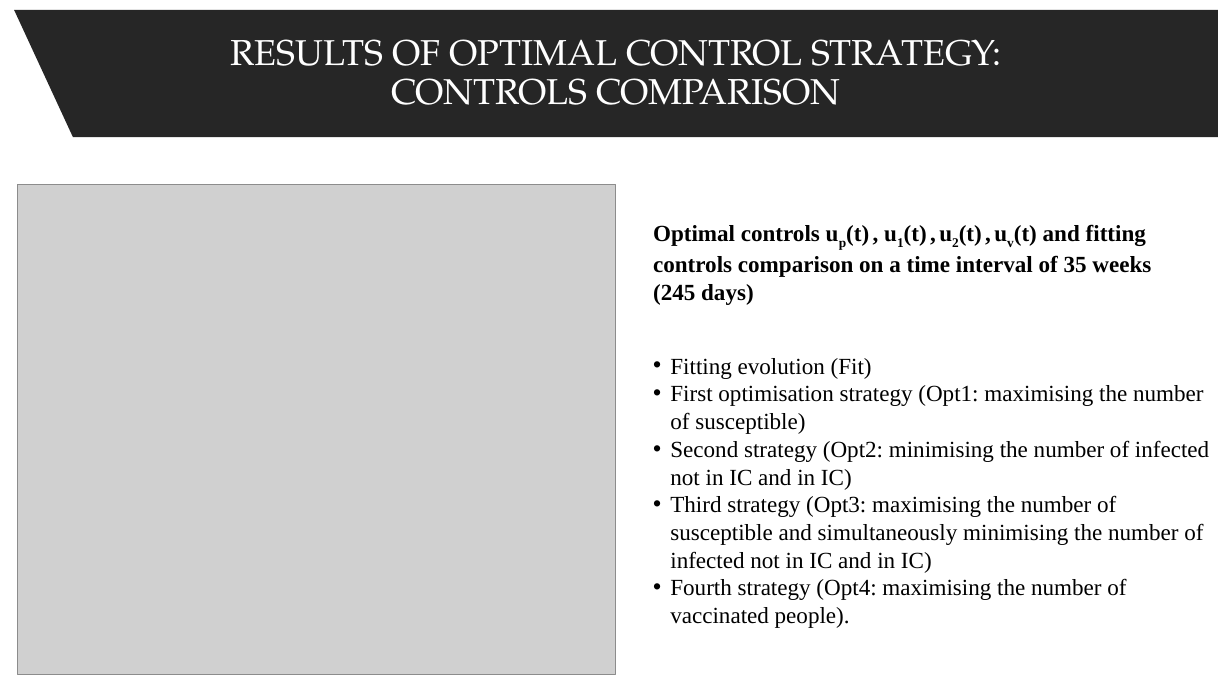
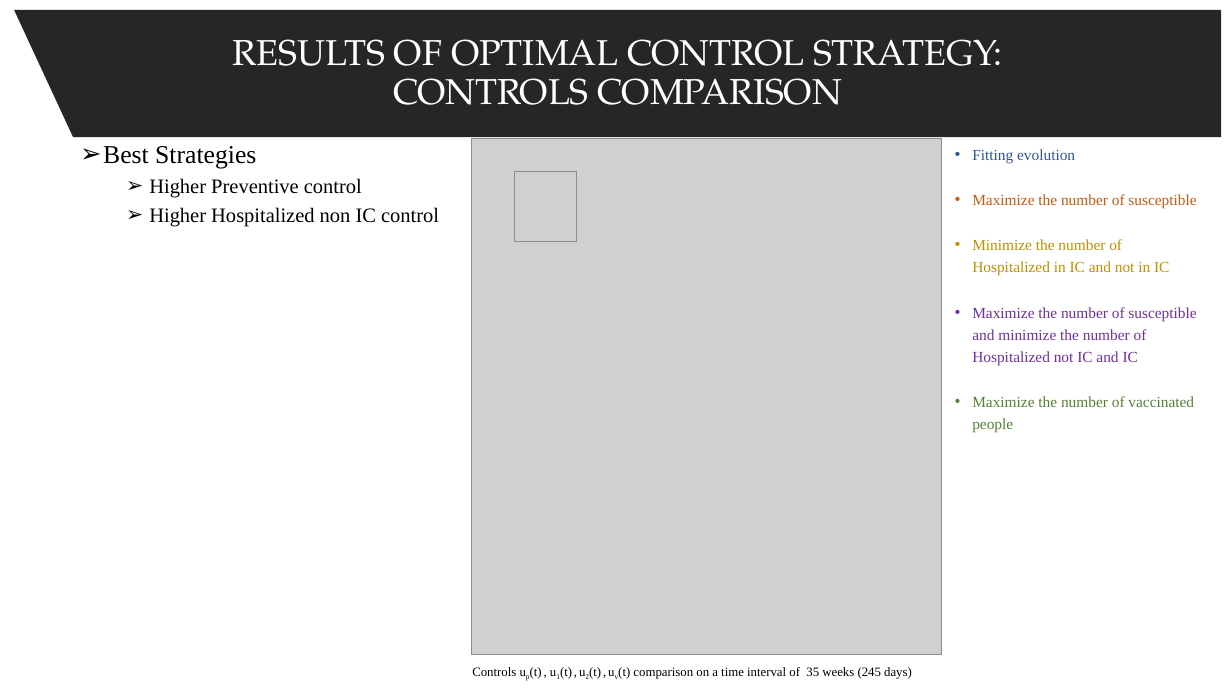
Before and after one commit to spbisc97/covid-optimal-control, a slide deck: slide 20 of Documents/Optimal control strategies to prevent the hospital beds collapse during COVID-19 outbreak.pptx. Drawn at 1232x693 pixels with LibreOffice and Linux fonts; fonts in the diff are those of the drawing; grey boxes stand for pictures. Boxes give left, top, right and bottom in pixels: in the first picture for what was removed or moved away, otherwise in the second. Text is boxed around its words. In the diff, an @@ line names an element or a change of style, - is before the commit and + after.

```diff
--- a/Documents/Optimal control strategies to prevent the hospital beds collapse during COVID-19 outbreak.pptx
+++ b/Documents/Optimal control strategies to prevent the hospital beds collapse during COVID-19 outbreak.pptx
@@ freeform shape "RESULTS OF OPTIMAL CONTROL STRATEGY:": place and size @@
-freeform shape "RESULTS OF OPTIMAL CONTROL STRATEGY:" at [14, 10, 1218, 138]
+freeform shape "RESULTS OF OPTIMAL CONTROL STRATEGY:" at [14, 10, 1222, 138]
@@ text added at [103, 146, 439, 227], 16 pt, text #000000 @@
+➢ Best Strategies
+  ➢ Higher Preventive control
+  ➢ Higher Hospitalized non IC control
@@ picture added at [472, 139, 943, 655] @@
@@ text at [972, 149, 1196, 433]: text changed; size 18 to 12 pt; text colour #000000 to #7030A0 @@
-• Fitting evolution (Fit)
-• First optimisation strategy (Opt1: maximising the number of susceptible)
-• Second strategy (Opt2: minimising the number of infected not in IC and in IC)
-• Third strategy (Opt3: maximising the number of susceptible and simultaneously minimising the number of infected not in IC and in IC)
-• Fourth strategy (Opt4: maximising the number of vaccinated people).
+• Fitting evolution
+• Maximize the number of susceptible
+• Minimize the number of Hospitalized in IC and not in IC
+• Maximize the number of susceptible and minimize the number of Hospitalized not IC and IC
+• Maximize the number of vaccinated people
@@ picture added at [515, 171, 578, 241] @@
@@ picture removed at [18, 185, 616, 675] @@
@@ text at [472, 667, 912, 679]: text changed; size 18 to 10 pt; bold off @@
-Optimal controls up(t) , u1(t) , u2(t) , uv(t) and fitting controls comparison on a time interval of 35 weeks (245 days)
+Controls up(t) , u1(t) , u2(t) , uv(t) comparison on a time interval of 35 weeks (245 days)
```
Also in this commit, not shown: 6 other slides changed.
